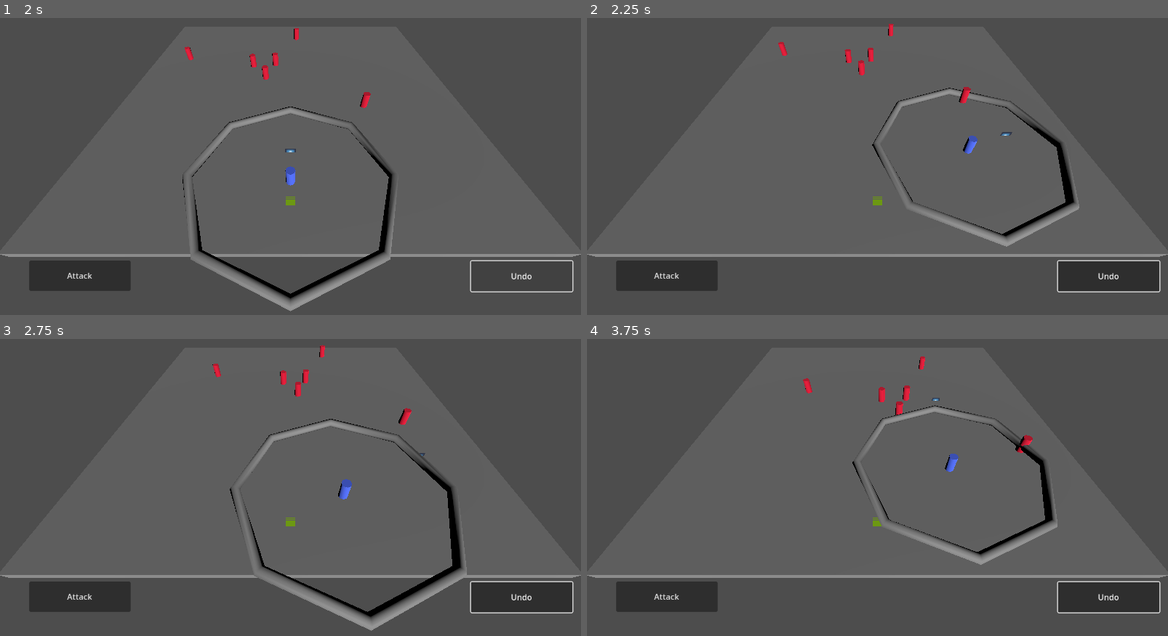
Above: before the commit, frames 1-4 (two rows, left to right).
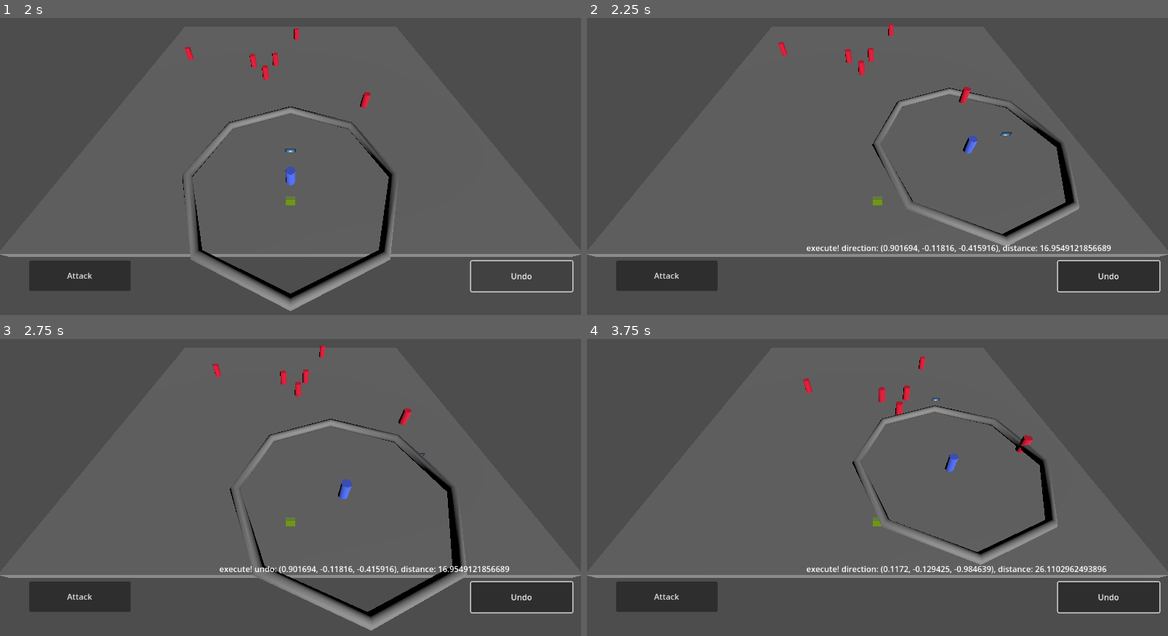
Above: after the commit, the same moments.

Repository: ValorZard/Priyanka-outdated
Game: Godot game, scene res://GameBoard/test_scene.tscn
Same seed, same stepped clock (60 frames per second), same inputs: the game is played once before the commit and once after it. The engine's default icon, where the game draws it, is replaced by a stand-in: a white triangle on a blue panel in a dark square.
Inputs (mouse positions are in pixels of both pictures, inside the frame that each line leads up to):
- Up to frame 1 (2 s): click "Attack" at 0.5 s; click "Undo" at 1.25 s
- Up to frame 2 (2.25 s): tap Enter (ui_accept) at 2 s; move the mouse to (1005, 136) at 2.02 s; hold Right (ui_right) from 2.03 s (still down); click (1005, 136) at 2.1 s
- Up to frame 3 (2.75 s): keep holding Right (ui_right); tap Enter (ui_accept) at 2.27 s
- Up to frame 4 (3.75 s): move the mouse to (761, 490) at 2.77 s; release Right (ui_right) at 2.78 s; hold Down (ui_down) 2.78-3.53 s; click (761, 490) at 2.85 s; tap Enter (ui_accept) at 3.02 s; move the mouse to (935, 401) at 3.52 s; hold Right (ui_right) from 3.53 s (still down); click (935, 401) at 3.6 s

Frame 1 is identical in both runs. In frame 2, 0.6% of the frame differs, in the area x 37-91%, y 76-79%; in frame 3, 0.5%; in frame 4, 0.6%, in the area x 37-90%, y 76-79%.

Commit message:
added event log

Diff:
--- a/Commands/AttackCommand.gd
+++ b/Commands/AttackCommand.gd
@@ -5,9 +5,8 @@
 var target : BaseUnit  #unit being attacked
 var damage_dealt : int
 
-func _init(current_unit: BaseUnit, target: BaseUnit, damage_dealt):
-	self.current_unit = current_unit
-	initialized = true
+func _init(game_board : GameBoard, target: BaseUnit, damage_dealt):
+	initialize(game_board)
 	self.target = target
 	self.damage_dealt = damage_dealt
 
@@ -18,10 +17,10 @@
 		target.take_damage(damage_dealt)
 	else:
 		return false
-	print("execute! damage_dealt: ", damage_dealt, ", target health now: ", target.health)
+	game_board.log_event(str("execute! damage_dealt: ", damage_dealt, ", target health now: ", target.health))
 	return true
 
 func undo():
 	target.heal_health(damage_dealt)
-	print("undo! healed amount: ", damage_dealt, ", target health now: ", target.health)
+	game_board.log_event(str("undo! healed amount: ", damage_dealt, ", target health now: ", target.health))
 	return true
--- a/Commands/Command.gd
+++ b/Commands/Command.gd
@@ -4,15 +4,18 @@
 
 var initialized = false
 
-
-@onready var current_unit: BaseUnit = get_parent().get_owner()
+var game_board : GameBoard
+var current_unit: BaseUnit
 
 @export var description: String = "Base command"
 
+func initialize(game_board : GameBoard):
+	self.game_board = game_board
+	self.current_unit = game_board.current_unit
+	initialized = true
 
-func _init(current_unit: BaseUnit):
-	self.current_unit = current_unit
-	initialized = true
+func _init(game_board : GameBoard):
+	initialize(game_board)
 
 
 func execute() -> bool:
--- a/Commands/MovementCommand.gd
+++ b/Commands/MovementCommand.gd
@@ -5,18 +5,17 @@
 var movement_direction : Vector3
 var movement_distance : float
 
-func _init(current_unit: BaseUnit, movement_direction : Vector3, movement_distance : float):
-	self.current_unit = current_unit
-	initialized = true
+func _init(game_board : GameBoard, movement_direction : Vector3, movement_distance : float):
+	initialize(game_board)
 	self.movement_direction = movement_direction
 	self.movement_distance = movement_distance
 
 func execute():
 	current_unit.change_position(self.movement_direction, self.movement_distance)
-	print("execute! direction: ", self.movement_direction, ", distance: ", self.movement_distance)
+	game_board.log_event(str("execute! direction: ", self.movement_direction, ", distance: ", self.movement_distance))
 	return true
 
 func undo():
 	current_unit.change_position(-self.movement_direction, self.movement_distance)
-	print("execute! undo: ", self.movement_direction, ", distance: ", self.movement_distance)
+	game_board.log_event(str("execute! undo: ", self.movement_direction, ", distance: ", self.movement_distance))
 	return true
--- a/GameBoard/GameBoard.gd
+++ b/GameBoard/GameBoard.gd
@@ -11,12 +11,15 @@
 #var move_to_position : Vector3 = Vector3.ZERO
 # visual data
 @export var character_ui_circle_width : float = 1
+var ui_manager : UIManager
 
 var command_array : Array
+var current_unit : BaseUnit
 
 # Called when the node enters the scene tree for the first time.
 func _ready():
-	pass # Replace with function body.
+	current_unit = $CharacterUnit
+	ui_manager = $UIManager
 
 func _input(event):
 	# Mouse in viewport coordinates.
@@ -36,10 +39,13 @@
 
 # generate UI Circle around the player to show maximum distance it can go
 func render_character_ui_circle(distance_to_cursor : float):
-	$CharacterUICircle.position = $CharacterUnit.position
+	$CharacterUICircle.position = current_unit.position
 	$CharacterUICircle.inner_radius = distance_to_cursor
 	# add a bit of a buffer to the outer radius so it isn't messed up
 	$CharacterUICircle.outer_radius = distance_to_cursor + character_ui_circle_width
+
+func log_event(message : String):
+	ui_manager.print_message(message)
 
 # logic functions
 func undo_command():
@@ -48,18 +54,18 @@
 
 func do_attack():
 	if $CharacterUnit.can_attack():
-		var attack_command := AttackCommand.new($CharacterUnit, $EnemyUnit, 1)
+		var attack_command := AttackCommand.new(self, $EnemyUnit, 1)
 		if attack_command.execute():
 			command_array.push_back(attack_command)
 
 # Called every frame. 'delta' is the elapsed time since the previous frame.
 func _physics_process(delta):
 	# update cursor data so we can use it for movement purposes
-	$UIManager.cursor.update_cursor($Camera3D, $CharacterUnit)
+	$UIManager.cursor.update_cursor($Camera3D, current_unit)
 	# only want to actually set the position we want the unit to move to on click
-	if Input.is_action_just_released("left_mouse_click") and $UIManager.cursor_can_click():
-		var movement_command := MovementCommand.new($CharacterUnit,
-			$UIManager.cursor.direction_to_cursor, $UIManager.cursor.distance_to_cursor)
+	if Input.is_action_just_released("left_mouse_click") and ui_manager.cursor_can_click():
+		var movement_command := MovementCommand.new(self,
+			$UIManager.cursor.direction_to_cursor, ui_manager.cursor.distance_to_cursor)
 		if movement_command.execute():
 			command_array.push_back(movement_command)
 #	if Input.is_action_just_released("attack_debug"):
@@ -70,4 +76,4 @@
 #		undo_command()
 	# render UI stuff
 	#render_placement_line($Cursor.position)
-	render_character_ui_circle($CharacterUnit.max_movement_radius)
+	render_character_ui_circle(current_unit.max_movement_radius)
--- a/GameBoard/test_scene.tscn
+++ b/GameBoard/test_scene.tscn
@@ -17,6 +17,7 @@
 
 [node name="Camera3D" type="Camera3D" parent="."]
 transform = Transform3D(1, 0, 0, 0, 0.642788, 0.766044, 0, -0.766044, 0.642788, 0, 20, 10)
+current = true
 
 [node name="UIManager" type="Control" parent="."]
 layout_mode = 3
@@ -28,6 +29,7 @@
 script = ExtResource("5_64lmv")
 
 [node name="AttackButton" type="Button" parent="UIManager"]
+layout_mode = 0
 offset_left = 58.0
 offset_top = 540.0
 offset_right = 259.0
@@ -43,6 +45,7 @@
 offset_bottom = 624.0
 
 [node name="UndoButton" type="Button" parent="UIManager"]
+layout_mode = 0
 offset_left = 934.0
 offset_top = 541.0
 offset_right = 1135.0
--- a/UI/UIManager.gd
+++ b/UI/UIManager.gd
@@ -1,4 +1,6 @@
 extends Control
+
+class_name UIManager
 
 var game_board : GameBoard
 var cursor : Cursor
@@ -16,6 +18,9 @@
 		return false
 	return true
 
+func print_message(message : String):
+	$Label.text = message
+
 # Called every frame. 'delta' is the elapsed time since the previous frame.
 func _process(delta):
 	pass
Not shown: 1 places in GameBoard/test_scene.tscn that only renumber resources
Not shown: 1 places in Units/CharacterUnit.tscn that only renumber resources
